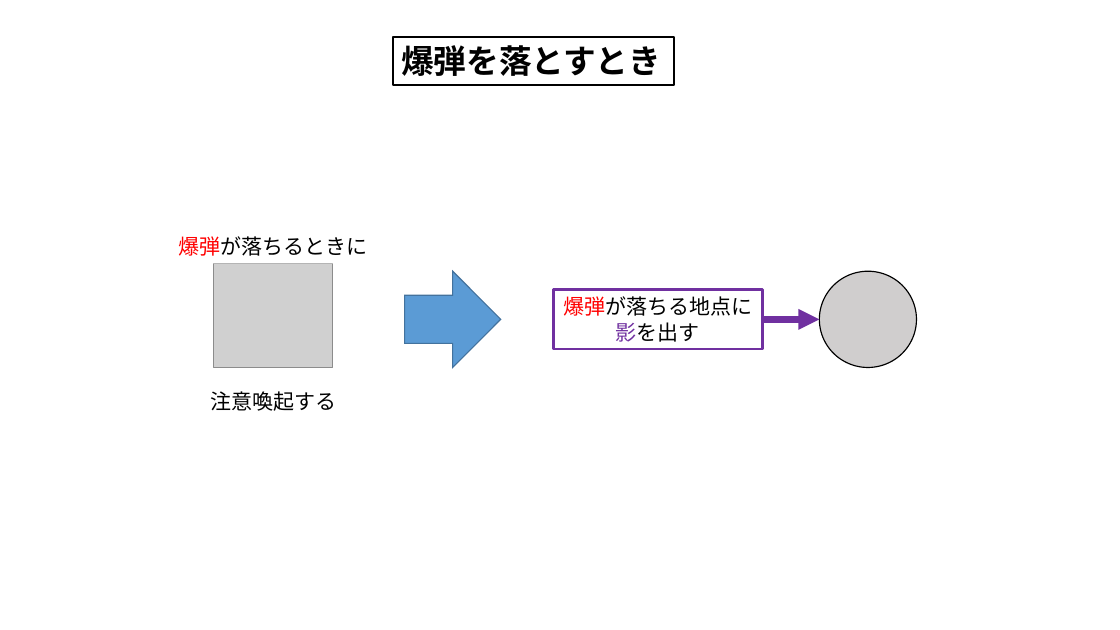
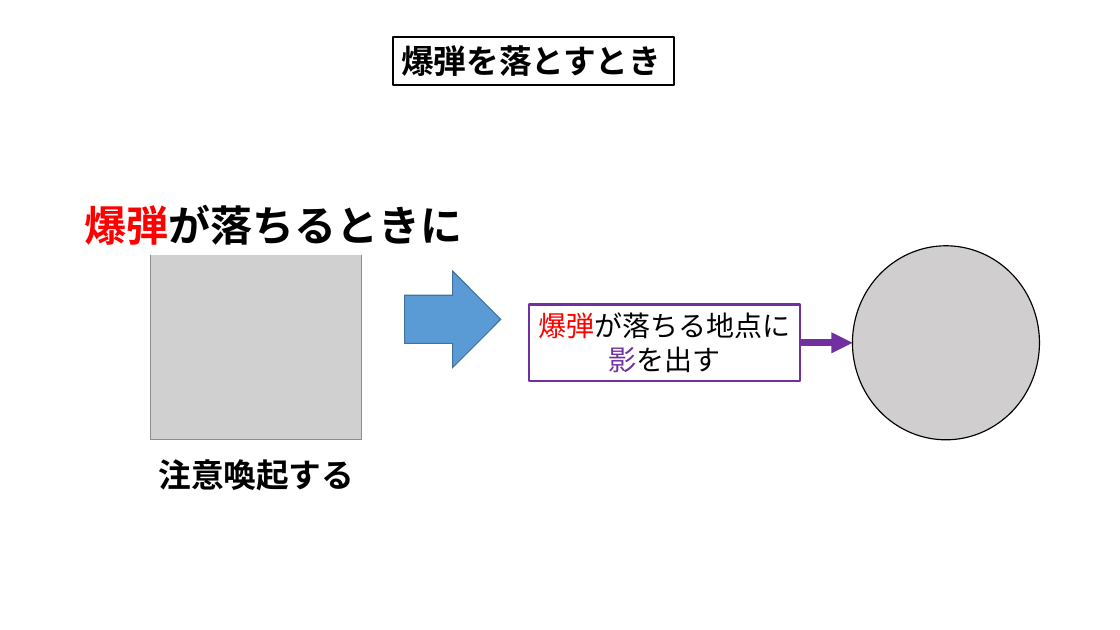
Before and after one commit to MizukiKato0416/sotsugyou_time_kato, a slide deck: slide 15 of 卒業制作_超ぶっ飛び超絶バトロワ（仮）.pptx. Drawn at 1120x630 pixels with LibreOffice and Linux fonts; fonts in the diff are those of the drawing; grey boxes stand for pictures. Boxes give left, top, right and bottom in pixels: in the first picture for what was removed or moved away, otherwise in the second. Text is boxed around its words. In the diff, an @@ line names an element or a change of style, - is before the commit and + after.

```diff
--- a/卒業制作_超ぶっ飛び超絶バトロワ（仮）.pptx
+++ b/卒業制作_超ぶっ飛び超絶バトロワ（仮）.pptx
@@ text "爆弾が落ちるときに" moved from (x1=179, y1=236, x2=368, y2=256) to (x1=84, y1=204, x2=462, y2=245) @@
@@ text "爆弾が落ちるときに" at (x1=84, y1=204, x2=462, y2=245): size 18 to 36 pt, bold on @@
@@ picture resized from (x1=213, y1=264, x2=333, y2=368) to (x1=150, y1=255, x2=362, y2=439) @@
@@ ellipse resized from (x1=819, y1=271, x2=917, y2=368) to (x1=853, y1=246, x2=1040, y2=440) @@
@@ rectangle "爆弾が落ちる地点に" resized from (x1=554, y1=290, x2=763, y2=350) to (x1=529, y1=305, x2=801, y2=381) @@
@@ rectangle "爆弾が落ちる地点に" at (x1=529, y1=305, x2=801, y2=381): size 18 to 24 pt @@
@@ arrow moved from (762, 319) - (819, 319) to (801, 343) - (853, 343) @@
@@ text "注意喚起する" moved from (x1=210, y1=391, x2=336, y2=411) to (x1=159, y1=459, x2=355, y2=490) @@
@@ text "注意喚起する" at (x1=159, y1=459, x2=355, y2=490): size 18 to 28 pt, bold on @@
```
Also in this commit, not shown: 1 other file.
